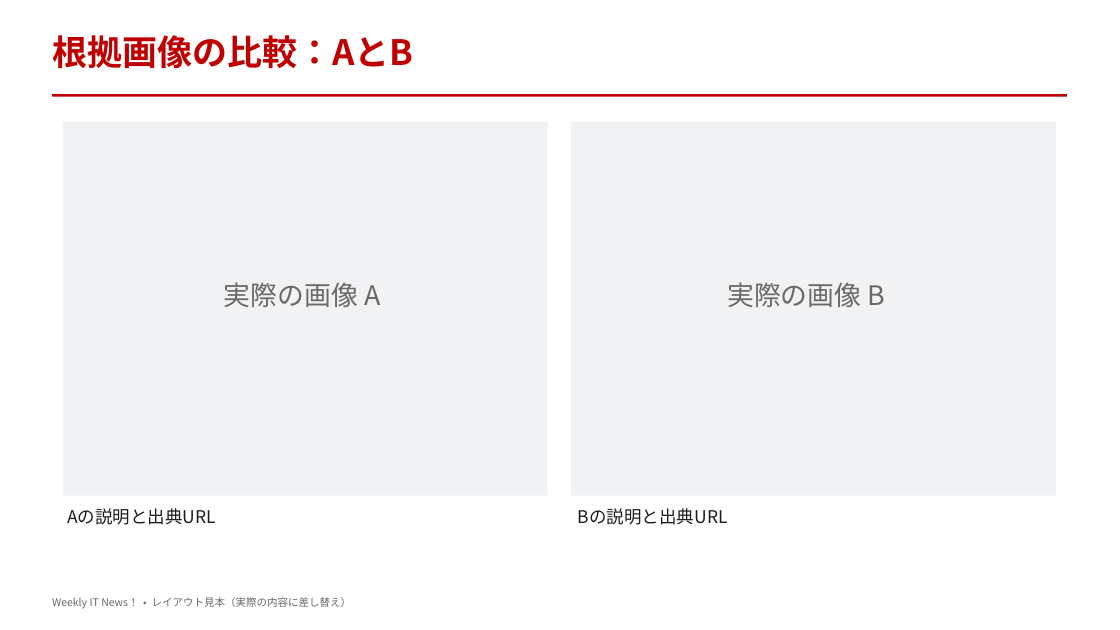
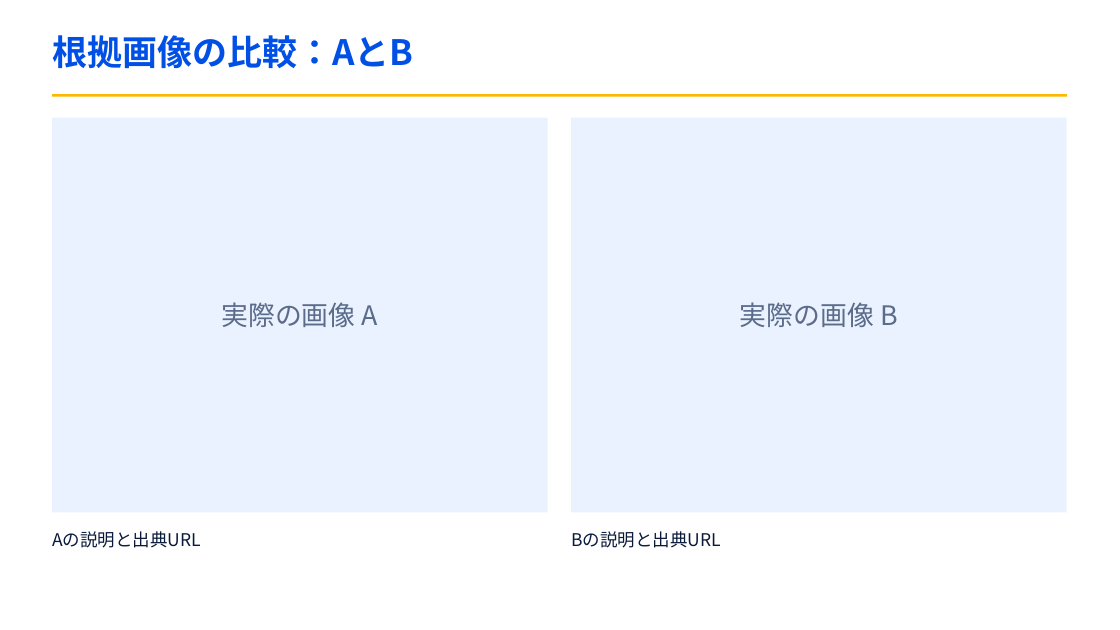
Before and after one commit to koduki/itnews-creator, a slide deck: slide 8 of assets/templates/weekly-it-news-design-template.pptx (slide 7 before the commit). Drawn at 1120x630 pixels with LibreOffice and Linux fonts; fonts in the diff are those of the drawing. Boxes give left, top, right and bottom in pixels: in the first picture for what was removed or moved away, otherwise in the second. Text is boxed around its words. In the diff, an @@ line names an element or a change of style, - is before the commit and + after.

Commit message:
feat(v0.9.5): replace 8-layout PowerPoint template and add per-story NEWS_TITLE dividers

```diff
--- a/assets/templates/weekly-it-news-design-template.pptx
+++ b/assets/templates/weekly-it-news-design-template.pptx
@@ text "根拠画像の比較：AとB" at (x1=52, y1=35, x2=413, y2=68): text colour #C00000 to #0050E6 @@
@@ rectangle at (x1=52, y1=94, x2=1067, y2=97): fill #C00000 to #FFB800 @@
@@ rectangle resized from (x1=63, y1=122, x2=548, y2=496) to (x1=52, y1=118, x2=548, y2=513) @@
@@ rectangle at (x1=52, y1=118, x2=548, y2=513): fill #F1F2F4 to #EAF2FF @@
@@ rectangle at (x1=571, y1=118, x2=1067, y2=513): fill #F1F2F4 to #EAF2FF @@
@@ rectangle resized from (x1=571, y1=122, x2=1056, y2=496) to (x1=571, y1=118, x2=1067, y2=513) @@
@@ text "実際の画像 A" moved from (x1=224, y1=282, x2=380, y2=307) to (x1=221, y1=302, x2=378, y2=327) @@
@@ text "実際の画像 A" at (x1=221, y1=302, x2=378, y2=327): text colour #696969 to #5B6B8A @@
@@ text "実際の画像 B" at (x1=740, y1=302, x2=898, y2=327): text colour #696969 to #5B6B8A @@
@@ text "実際の画像 B" moved from (x1=727, y1=282, x2=886, y2=307) to (x1=740, y1=302, x2=898, y2=327) @@
@@ text "Aの説明と出典URL" at (x1=52, y1=531, x2=201, y2=548): text colour #1C1C1C to #0A1A3A @@
@@ text "Aの説明と出典URL" moved from (x1=67, y1=508, x2=216, y2=525) to (x1=52, y1=531, x2=201, y2=548) @@
@@ text "Bの説明と出典URL" moved from (x1=578, y1=508, x2=728, y2=525) to (x1=571, y1=531, x2=721, y2=548) @@
@@ text "Bの説明と出典URL" at (x1=571, y1=531, x2=721, y2=548): text colour #1C1C1C to #0A1A3A @@
@@ text removed at (x1=52, y1=597, x2=352, y2=609) @@
-Weekly IT News！ • レイアウト見本（実際の内容に差し替え）
```
Also in this commit, not shown: 6 other slides changed, 1 slide added, 13 other files.
